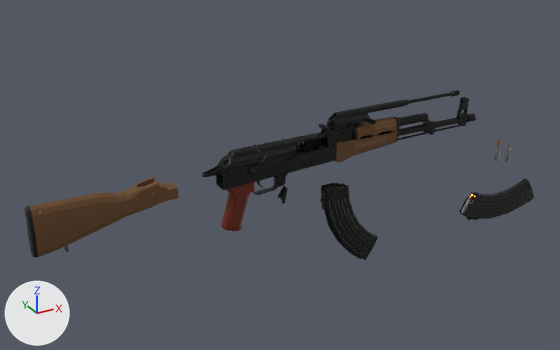
What one commit did to the glTF model assets/models/low-poly_akm.glb.
One viewpoint serves both versions: a 50 mm lens placed at (-6.95, -12.73, 6.16), pointed at (0.36, 0.57, -0.49). Every picture has the same lights, and +X, +Y and +Z are marked at lower left. The older version comes first. Where no turn or scale is listed for an object, it has been applied to the vertices.

The scene before the commit, as lines of its bpy script (objects in view):
```python
ob_object_19 = bpy.data.objects.new('Object_19', me_object_9)
ob_object_19.location = (0.11, 0.0, -0.66)
ob_object_26 = bpy.data.objects.new('Object_26', me_object_13)
ob_object_26.location = (2.0, 0.0, 0.85)
ob_object_28 = bpy.data.objects.new('Object_28', me_object_14)
ob_object_28.location = (2.99, 0.0, 0.18)
ob_object_30 = bpy.data.objects.new('Object_30', me_object_15)
ob_object_30.location = (6.4, 0.0, -0.97)
ob_object_33 = bpy.data.objects.new('Object_33', me_object_17)
ob_object_33.location = (6.04, 0.0, -0.8)
ob_object_36 = bpy.data.objects.new('Object_36', me_object_19)
ob_object_36.location = (1.78, 0.0, -1.75)
ob_object_38 = bpy.data.objects.new('Object_38', me_object_20)
ob_object_38.location = (6.33, 0.0, -2.24)
ob_object_6 = bpy.data.objects.new('Object_6', me_object_1)
ob_object_6.location = (-2.59, 0.0, 0.04)
ob_object_7 = bpy.data.objects.new('Object_7', me_object_2)
ob_object_7.location = (-2.59, 0.0, 0.04)
# also in view: 'Object_12' at (0.9, 0.0, 0.09); 'Object_10' at (-0.22, -0.04, 0.13); 'Object_14' at (-0.93, 0.0, -0.69); 'Object_24' at (-0.07, 0.0, 0.38); 'Object_21' at (2.07, 0.0, 0.22)
```
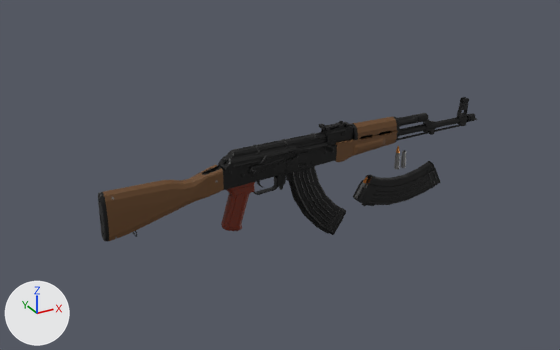
Where the change shows, as pixel boxes (x1, y1, x2, y2) in the pictures (560 x 350 px):
'Object_6', moved: before (29, 177, 179, 257); after (103, 165, 224, 241)
'Object_36', moved: before (319, 183, 378, 260); after (286, 166, 346, 235)
'Object_38', moved: before (459, 179, 534, 220); after (353, 161, 440, 206)
'Object_26', moved: before (324, 90, 460, 131); after (290, 137, 335, 154)
'Object_7', moved: before (25, 206, 68, 257); after (98, 192, 137, 242)
'Object_33', moved: before (494, 146, 500, 161); after (394, 153, 400, 169)
'Object_39', moved: before (461, 199, 473, 214); after (354, 182, 367, 199)
'Object_19', moved: before (278, 186, 287, 204); after (279, 181, 283, 190)
'Object_40', moved: before (468, 193, 476, 201); after (363, 176, 371, 185)

Edits to the bpy script that builds the scene:
```text
Change ob_object_26:
    ob_object_26.location: (2.0, 0.0, 0.85) -> (1.0, 0.0, 0.42)
Change ob_object_19:
    ob_object_19.location: (0.11, 0.0, -0.66) -> (0.06, 0.0, -0.33)
Change ob_object_36:
    ob_object_36.location: (1.78, 0.0, -1.75) -> (0.89, 0.0, -0.88)
Change ob_object_38:
    ob_object_38.location: (6.33, 0.0, -2.24) -> (3.17, 0.0, -1.12)
Change ob_object_39:
    ob_object_39.location: (6.33, 0.0, -2.24) -> (3.17, 0.0, -1.12)
Change ob_object_40:
    ob_object_40.location: (6.33, 0.0, -2.24) -> (3.17, 0.0, -1.12)
Change ob_object_30:
    ob_object_30.location: (6.4, 0.0, -0.97) -> (3.2, 0.0, -0.48)
Change ob_object_33:
    ob_object_33.location: (6.04, 0.0, -0.8) -> (3.02, 0.0, -0.4)
Change ob_object_6:
    ob_object_6.location: (-2.59, 0.0, 0.04) -> (-1.3, 0.0, 0.02)
Change ob_object_7:
    ob_object_7.location: (-2.59, 0.0, 0.04) -> (-1.3, 0.0, 0.02)
```
